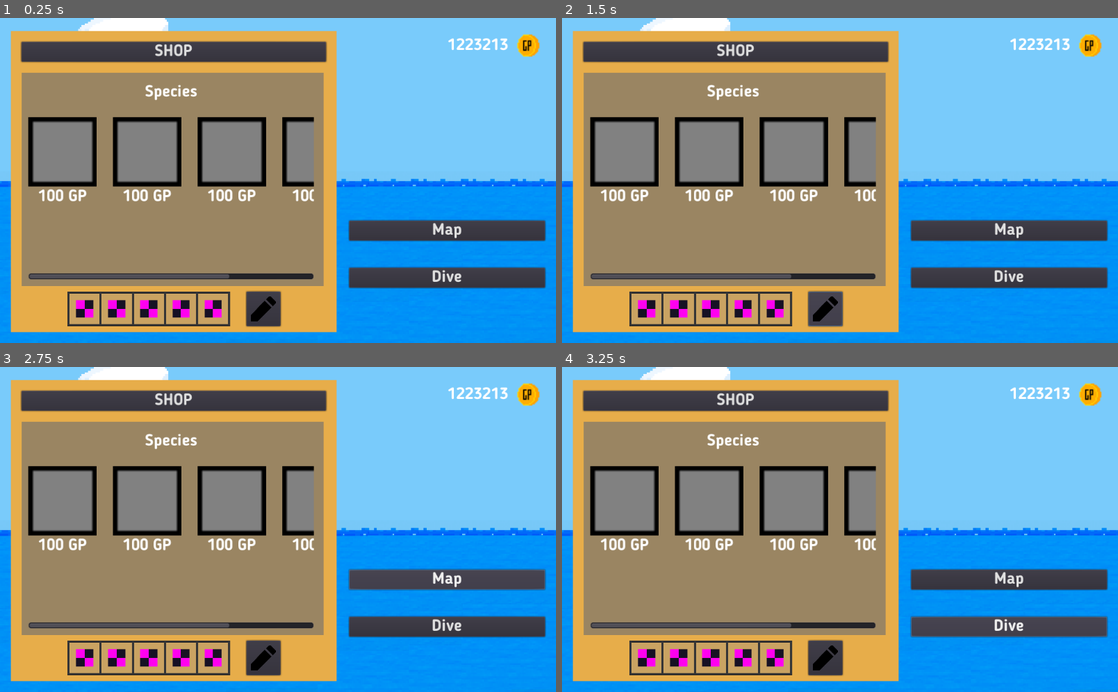
Above: before the commit, frames 1-4 (two rows, left to right).
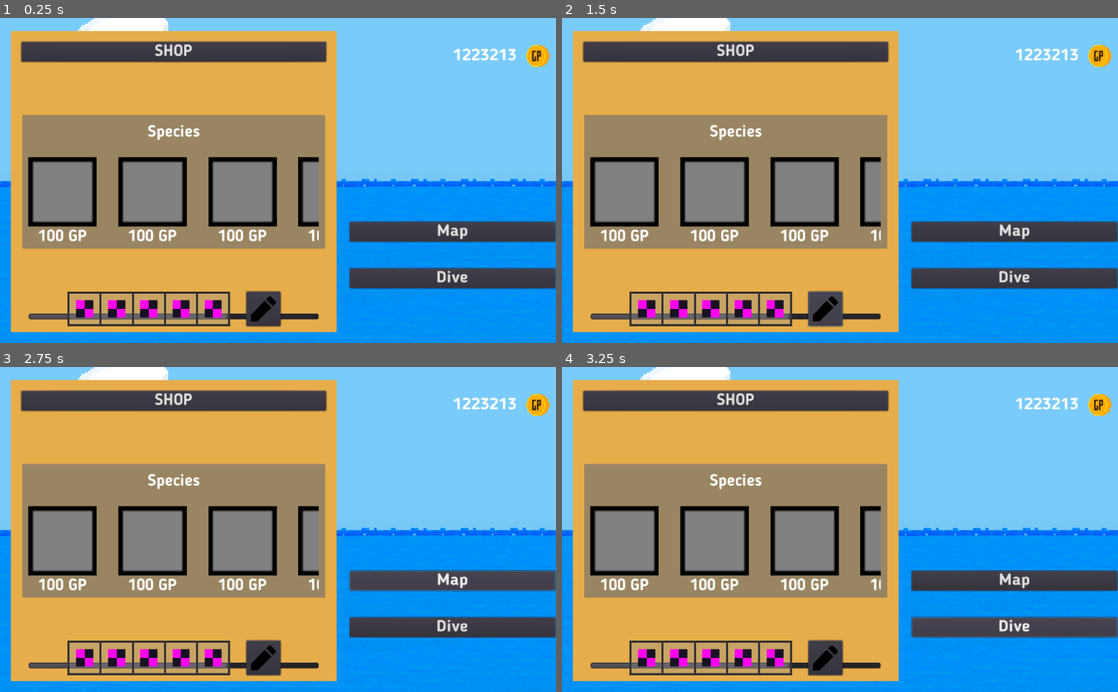
Above: after the commit, the same moments.

Repository: eliaperantoni/fisherman
Game: Godot game, scene res://scenes/menu/Menu.tscn
Same seed, same stepped clock (60 frames per second), same inputs: the game is played once before the commit and once after it. This scene is started directly instead of the project's main scene.
Inputs (mouse positions are in pixels of both pictures, inside the frame that each line leads up to):
- Up to frame 1 (0.25 s): no input
- Up to frame 2 (1.5 s): click "SHOP" at 0.5 s; click (823, 307) at 1.27 s
- Up to frame 3 (2.75 s): click "Map" at 2 s
- Up to frame 4 (3.25 s): click "Dive" at 2.75 s

The runs differ from the first frame. In frame 1, 30% of the frame differs, in the area x 3-100%, y 4-93%; in frame 2, 30%; in frame 3, 30%; in frame 4, 30%.

Commit message:
Margin scroll

Diff:
--- a/scenes/menu/ContainerOptions.tscn
+++ b/scenes/menu/ContainerOptions.tscn
@@ -30,14 +30,14 @@
 }
 
 [node name="TextureRect" type="TextureRect" parent="."]
-anchor_left = 0.002
-anchor_top = 0.203
-anchor_right = 1.001
-anchor_bottom = 0.69
-margin_left = -0.0480001
-margin_top = -47.8
-margin_right = -5.02405
-margin_bottom = 95.0
+anchor_left = 0.003
+anchor_top = 0.261
+anchor_right = 0.997
+anchor_bottom = 0.739
+margin_left = -0.072
+margin_top = -0.100006
+margin_right = 0.0719604
+margin_bottom = 0.0999756
 texture = ExtResource( 5 )
 expand = true
 __meta__ = {
@@ -46,21 +46,21 @@
 
 [node name="VBoxContainer" type="VBoxContainer" parent="TextureRect"]
 material = SubResource( 2 )
-anchor_left = 0.022
-anchor_top = 0.053
-anchor_right = 0.969
-anchor_bottom = 0.954
-margin_left = -0.360003
-margin_top = -0.0100021
-margin_right = -0.359985
-margin_bottom = 0.00997925
+anchor_left = 0.02
+anchor_top = 0.07
+anchor_right = 0.98
+anchor_bottom = 1.328
+margin_left = -0.360001
+margin_top = -0.0900002
+margin_right = 0.359985
+margin_bottom = -114.136
 custom_constants/separation = 30
 __meta__ = {
 "_edit_use_anchors_": false
 }
 
 [node name="Label" type="Label" parent="TextureRect/VBoxContainer"]
-margin_right = 964.0
+margin_right = 978.0
 margin_bottom = 31.0
 custom_fonts/font = ExtResource( 1 )
 text = "Species"
@@ -71,55 +71,50 @@
 
 [node name="ScrollContainer" type="ScrollContainer" parent="TextureRect/VBoxContainer"]
 margin_top = 61.0
-margin_right = 964.0
+margin_right = 978.0
 margin_bottom = 361.0
 rect_min_size = Vector2( 0, 300 )
 __meta__ = {
 "_edit_use_anchors_": false
 }
 
-[node name="VBoxContainer" type="VBoxContainer" parent="TextureRect/VBoxContainer/ScrollContainer"]
-margin_right = 760.0
+[node name="GridContainer" type="HBoxContainer" parent="TextureRect/VBoxContainer/ScrollContainer"]
+margin_right = 800.0
 margin_bottom = 163.0
+custom_constants/separation = 40
 
-[node name="HBoxContainer" type="HBoxContainer" parent="TextureRect/VBoxContainer/ScrollContainer/VBoxContainer"]
-margin_right = 760.0
-margin_bottom = 163.0
-custom_constants/separation = 30
-alignment = 1
-
-[node name="ContainerWanted" parent="TextureRect/VBoxContainer/ScrollContainer/VBoxContainer/HBoxContainer" instance=ExtResource( 4 )]
+[node name="ContainerWanted" parent="TextureRect/VBoxContainer/ScrollContainer/GridContainer" instance=ExtResource( 4 )]
 anchor_right = 0.0
 anchor_bottom = 0.0
 margin_right = 128.0
 margin_bottom = 163.0
 
-[node name="ContainerWanted2" parent="TextureRect/VBoxContainer/ScrollContainer/VBoxContainer/HBoxContainer" instance=ExtResource( 4 )]
+[node name="ContainerWanted3" parent="TextureRect/VBoxContainer/ScrollContainer/GridContainer" instance=ExtResource( 4 )]
 anchor_right = 0.0
 anchor_bottom = 0.0
-margin_left = 158.0
-margin_right = 286.0
+margin_left = 168.0
+margin_right = 296.0
 margin_bottom = 163.0
 
-[node name="ContainerWanted3" parent="TextureRect/VBoxContainer/ScrollContainer/VBoxContainer/HBoxContainer" instance=ExtResource( 4 )]
+[node name="ContainerWanted4" parent="TextureRect/VBoxContainer/ScrollContainer/GridContainer" instance=ExtResource( 4 )]
 anchor_right = 0.0
 anchor_bottom = 0.0
-margin_left = 316.0
-margin_right = 444.0
+margin_left = 336.0
+margin_right = 464.0
 margin_bottom = 163.0
 
-[node name="ContainerWanted4" parent="TextureRect/VBoxContainer/ScrollContainer/VBoxContainer/HBoxContainer" instance=ExtResource( 4 )]
+[node name="ContainerWanted2" parent="TextureRect/VBoxContainer/ScrollContainer/GridContainer" instance=ExtResource( 4 )]
 anchor_right = 0.0
 anchor_bottom = 0.0
-margin_left = 474.0
-margin_right = 602.0
+margin_left = 504.0
+margin_right = 632.0
 margin_bottom = 163.0
 
-[node name="ContainerWanted5" parent="TextureRect/VBoxContainer/ScrollContainer/VBoxContainer/HBoxContainer" instance=ExtResource( 4 )]
+[node name="ContainerWanted5" parent="TextureRect/VBoxContainer/ScrollContainer/GridContainer" instance=ExtResource( 4 )]
 anchor_right = 0.0
 anchor_bottom = 0.0
-margin_left = 632.0
-margin_right = 760.0
+margin_left = 672.0
+margin_right = 800.0
 margin_bottom = 163.0
 
 [node name="HBoxContainer" type="HBoxContainer" parent="."]
--- a/scenes/menu/Menu.tscn
+++ b/scenes/menu/Menu.tscn
@@ -41,8 +41,9 @@
 anchor_right = 1.0
 anchor_bottom = 1.0
 margin_left = 0.407959
+rect_scale = Vector2( 1.04963, 0.988046 )
 custom_constants/margin_right = 20
-custom_constants/margin_top = 20
+custom_constants/margin_top = 40
 custom_constants/margin_left = 20
 custom_constants/margin_bottom = 20
 __meta__ = {
@@ -53,6 +54,6 @@
 anchor_right = 0.0
 anchor_bottom = 0.0
 margin_left = 20.0
-margin_top = 20.0
+margin_top = 40.0
 margin_right = 381.0
 margin_bottom = 580.0
